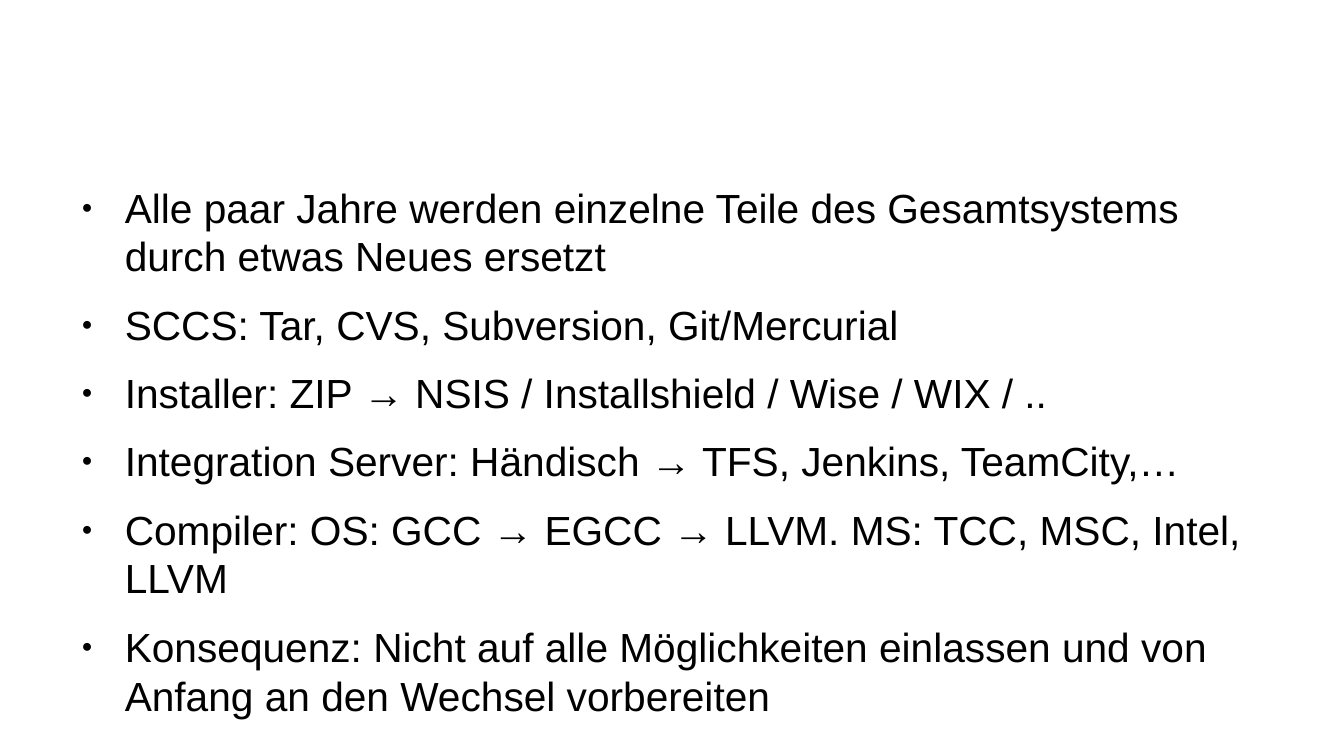
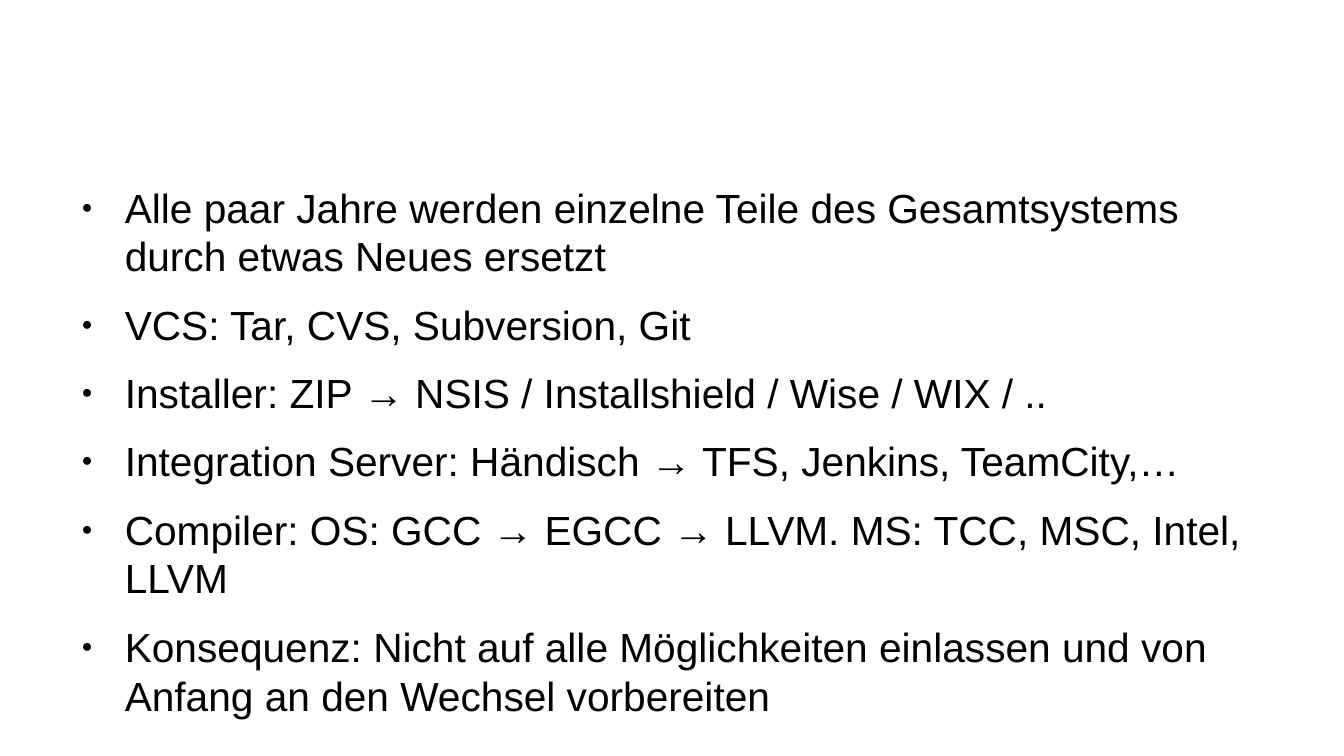
Before and after one commit to carstenkuckuk/CppUGBochum, a slide deck: slide 20 of doc/20180920_CppUGBochum_CI_Jenkins_CMake_GoogleTest.odp. Drawn at 1344x756 pixels with LibreOffice and Linux fonts; fonts in the diff are those of the drawing; background and template pictures are left out. Boxes give left, top, right and bottom in pixels: in the first picture for what was removed or moved away, otherwise in the second. Text is boxed around its words. In the diff, an @@ line names an element or a change of style, - is before the commit and + after.

```diff
--- a/doc/20180920_CppUGBochum_CI_Jenkins_CMake_GoogleTest.odp
+++ b/doc/20180920_CppUGBochum_CI_Jenkins_CMake_GoogleTest.odp
@@ text at [125, 310, 691, 346]: text changed @@
-● SCCS: Tar, CVS, Subversion, Git/Mercurial
+● VCS: Tar, CVS, Subversion, Git
```
Also in this commit, not shown: 10 other slides changed, 14 slides added, 1 slide removed.
